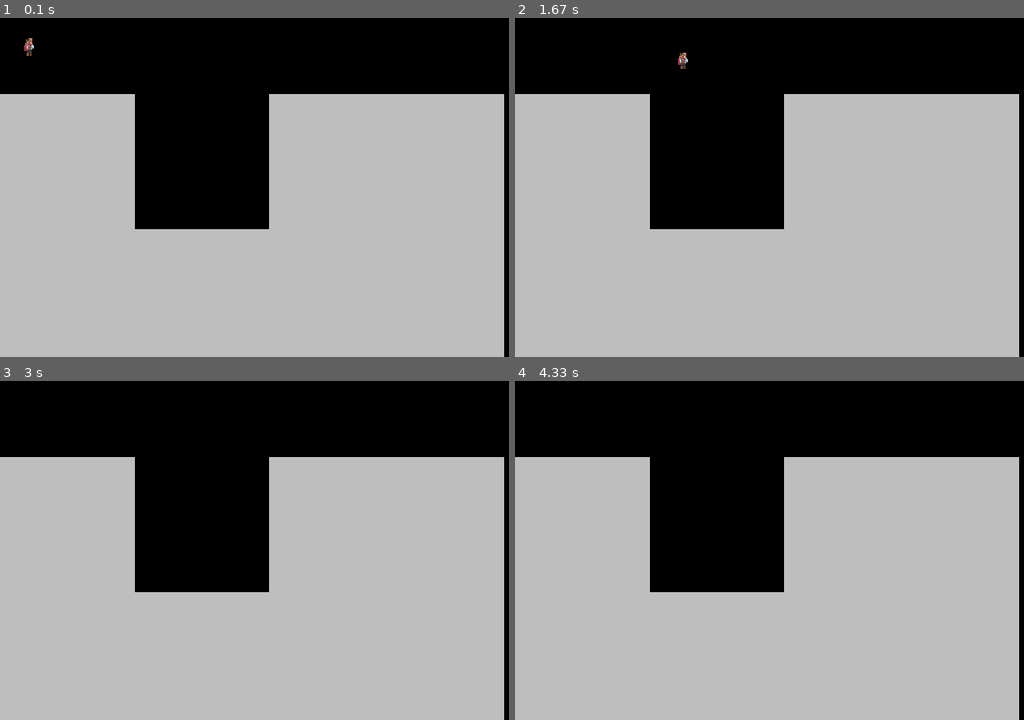
Above: before the commit, frames 1-4 (two rows, left to right).
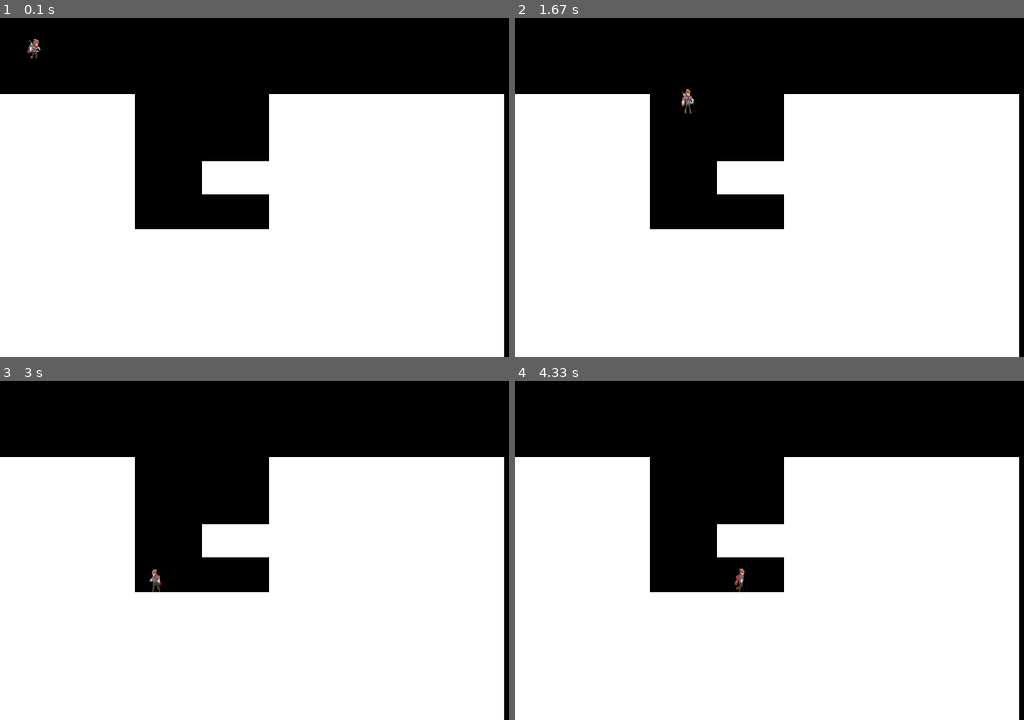
Above: after the commit, the same moments.

Repository: AndreiB-v/PyGame-project
Game: pygame game, started from src/main.py
Same seed, same stepped clock (60 frames per second), same inputs: the game is played once before the commit and once after it.
Inputs:
- Up to frame 1 (0.1 s): no input
- Up to frame 2 (1.67 s): tap Space at 0.33 s; tap Ctrl at 0.67, 1.07, 1.37, 1.57 s; hold Right 1-1.47 s; hold Up from 1.5 s (still down)
- Up to frame 3 (3 s): release Up at 1.8 s; hold Right 1.83-2.3 s; tap Ctrl at 1.9, 2.2, 2.4, 2.7, 2.97 s; hold Left 2.33-2.87 s; hold Left from 2.9 s (still down)
- Up to frame 4 (4.33 s): tap Ctrl at 3.27, 3.4, 3.8, 4.1 s; release Left at 3.3 s; hold Up 3.33-3.7 s; hold Right from 3.73 s (still down)

The runs differ from the first frame. In frame 1, 68% of the frame differs, in the area x 0-100%, y 5-100%; in frame 2, 68%, in the area x 0-100%, y 10-100%; in frame 3, 68%; in frame 4, 68%.

Commit message:
ХИТБОКСЫ (через маски), полная механика передвижения, есть баги с изменением размера экрана и.т.д

Diff:
--- a/src/intro.py
+++ b/src/intro.py
@@ -280,11 +280,3 @@
 
         pygame.display.flip()
         clock.tick(FPS)
-
-
-# screen_log = start_screen()
-# while screen_log not in ('game', 'close'):
-#     screen_log = screen_log()
-# if screen_log == 'close':
-#     pygame.quit()
-#
--- a/src/main.py
+++ b/src/main.py
@@ -1,4 +1,6 @@
 import pygame
+from pygame.gfxdraw import rectangle
+
 from utils import load_image
 from animation import Animation
 from intro import *
@@ -15,7 +17,6 @@
         self.acceleration = 0.5
 
         # Прописываем параметры игрока
-        self.posx, self.posy = pos
         self.fall_speed = 0
         self.jump_strength = -15
         self.is_ground = False
@@ -47,7 +48,14 @@
 
         # Создаём спрайт игрока
         self.image = self.current_animation.get_frame()
-        self.rect = self.image.get_rect(topleft=(self.posx, self.posy))
+        self.rect = self.image.get_rect()
+        self.rect.x, self.rect.y = pos
+
+        # Создаем отступы от маски, именно они образуют хит-бокс
+        self.mask = pygame.mask.from_surface(self.image)
+        self.left_indent = min(self.mask.outline(), key=lambda x: x[0])
+        self.right_indent = self.rect.width - max(self.mask.outline(), key=lambda x: x[0])[0] - 1
+        self.top_indent = self.rect.height - max(self.mask.outline(), key=lambda x: x[1])[1] - 1
 
     def set_animation(self, animation_name):
         if self.current_animation != self.animations[animation_name]:
@@ -87,31 +95,67 @@
 
     def jump(self):
         self.rect.y += 1
+        hits_after = pygame.sprite.spritecollide(self, self.all_group, False)
+        for hit in hits_after:
+            if pygame.sprite.collide_mask(self, hit):
+                # print(self.rect.y + self.rect.height - 1 * round(1 + factor_y), hit.rect.y)
+                if abs(self.rect.y + self.rect.height - hit.rect.y) < 3:
+                    print('yes')
+                    self.fall_speed = self.jump_strength
+                    self.is_ground = False
+
+                    if self.direction == "right":
+                        self.set_animation("jump_right")
+                    else:
+                        self.set_animation("jump_left")
+                    break
+
+    def wall_collision(self):
+        # получаем пересекаемые объекты и перебираем каждый отдельно
         hits = pygame.sprite.spritecollide(self, self.all_group, False)
         for hit in hits:
-            if self.rect.y + self.rect.height - 1 == hit.rect.y:
-                self.fall_speed = self.jump_strength
-                self.is_ground = False
-
-                if self.direction == "right":
-                    self.set_animation("jump_right")
-                else:
-                    self.set_animation("jump_left")
-                break
+            # Если маски пересекаются
+            if pygame.sprite.collide_mask(self, hit):
+                # Считаем расстояние игрока относительно объекта, с которым он пересекается
+                # и смещаем его на наименьшее (top_side для избежания багов)
+                left_side = abs(hit.rect.x + hit.rect.width - self.rect.x)
+                right_side = abs(self.rect.x + self.rect.width - hit.rect.x)
+                top_side = abs(self.rect.y + self.rect.height - hit.rect.y)
+                if min(left_side, right_side, top_side) == left_side:
+                    # По скольку эта функция работает, когда упираешься в стенки
+                    self.is_dashing = False
+                    self.dash_start_time = None
+
+                    self.rect.x = hit.rect.x + hit.rect.width - self.left_indent
+                elif min(left_side, right_side, top_side) == right_side:
+                    self.is_dashing = False
+                    self.dash_start_time = None
+
+                    self.rect.x = hit.rect.x - self.rect.width + self.right_indent
 
     def update(self):
         # Применяем гравитацию
         self.fall_speed += self.gravity
 
+        # Проверяем на столкновения со стенками
+        self.wall_collision()
+
         # Обновляем позицию по оси Y
         self.rect.y += self.fall_speed * factor_y
 
+        # обновляем координаты по Y координате (препятствия над и под)
         hits = pygame.sprite.spritecollide(self, self.all_group, False)
         for hit in hits:
-            if abs(self.rect.y + self.rect.height - hit.rect.y) < 10:
-                self.rect.y -= abs(self.rect.y + self.rect.height - hit.rect.y)
-                self.fall_speed = 0
-                self.is_ground = True
+            if pygame.sprite.collide_mask(self, hit):
+                if self.rect.y - hit.rect.y < hit.rect.y - self.rect.y:
+                    self.rect.y -= abs(self.rect.y + self.rect.height - hit.rect.y)
+                    self.fall_speed = 0
+                    self.is_ground = True
+                    break
+                elif self.rect.y - hit.rect.y > hit.rect.y - self.rect.y:
+                    self.rect.y = hit.rect.y + hit.rect.height - self.top_indent
+                    self.fall_speed = 0
+                    break
 
         # Проверяем возможность выполнения рывка
         current_time = pygame.time.get_ticks()
@@ -139,7 +183,7 @@
                 else:
                     self.set_animation("dash_left")
 
-        # Если игрок стоит, то меняем анимацию на анимацию стояния) бездействия, или на анимацию прыжка
+        # Если игрок стоит, то меняем анимацию на анимацию стояния бездействия, или на анимацию прыжка
         if self.is_dashing:
             if self.direction == "right":
                 self.current_animation = self.animations["dash_right"]
@@ -157,15 +201,8 @@
             else:
                 self.current_animation = self.animations["idle_left"]
 
-        hits = pygame.sprite.spritecollide(self, self.all_group, False)
-
-        for hit in hits:
-            n1 = abs(hit.rect.x + hit.rect.width - self.rect.x)
-            n2 = abs(self.rect.x + self.rect.width - hit.rect.x)
-            if n1 < n2:
-                self.rect.x = hit.rect.x + hit.rect.width
-            elif n1 > n2:
-                self.rect.x = hit.rect.x - self.rect.width
+        # Проверяем на столкновения со стенками
+        self.wall_collision()
 
         self.is_moving = False
 
@@ -173,15 +210,22 @@
         self.current_animation.update()
         self.image = self.current_animation.get_frame()
 
+        # Обновляем маску и хит-боксы
+        self.mask = pygame.mask.from_surface(self.image)
+        self.left_indent = min(self.mask.outline(), key=lambda x: x[0])[0]
+        self.right_indent = self.rect.width - max(self.mask.outline(), key=lambda x: x[0])[0] - 1
+        self.top_indent = min(self.mask.outline(), key=lambda x: x[1])[1]
+
 
 class Platform(pygame.sprite.Sprite):
-    def __init__(self, posx, posy, width, height, group):
+    def __init__(self, pos_x, pos_y, width, height, group):
         super().__init__(group)
         self.image = pygame.Surface((width * factor_x, height * factor_y), pygame.SRCALPHA)
-        self.image.fill(pygame.Color("gray"))
+        self.image.fill(pygame.Color("white"))
+        self.mask = pygame.mask.from_surface(self.image)
         self.rect = self.image.get_rect()
-        self.rect.x = posx * factor_x
-        self.rect.y = posy * factor_y
+        self.rect.x = pos_x * factor_x
+        self.rect.y = pos_y * factor_y
 
 
 class Game:
@@ -189,7 +233,7 @@
         pygame.init()
         self.size = width, height
         pygame.display.set_caption("Корабли ходят по небу")
-        self.screen = pygame.display.set_mode(self.size)
+        self.screen = pygame.display.set_mode(self.size, pygame.NOFRAME)
         self.clock = pygame.time.Clock()
 
         player_pos = (50 * factor_x, 100 * factor_y)
@@ -201,7 +245,8 @@
         self.player = Player(self.player_group, player_pos, self.all_group)
         Platform(0, 300, 401, 1000, self.all_group)
         Platform(400, 700, 400, 1000, self.all_group)
-        Platform(800, 300, 700, 1000, self.all_group)
+        Platform(600, 500, 700, 100, self.all_group)
+        Platform(798, 300, 700, 1000, self.all_group)
 
     def run(self):
         running = True
--- a/src/utils.py
+++ b/src/utils.py
@@ -26,11 +26,6 @@
         if colorkey == -1:
             colorkey = image.get_at((0, 0))
         image.set_colorkey(colorkey)
-    else:
-        x = image.get_width()
-        y = image.get_height()
-        image = pygame.transform.scale(image, (factor_x * x, factor_y * y))
-        image = image.convert_alpha()
     return image
 
 
@@ -80,8 +75,8 @@
 
     for file_name in files:
         full_path = os.path.join(base_folder, file_name)
-        image = load_image(full_path, True)
-        image = pygame.transform.scale(image, (70 * factor_x, 80 * factor_y))
+        image = load_image(full_path)
+        image = pygame.transform.scale(image, (100 * factor_x, 87 * factor_y))
         frames.append(image)
 
     return frames
